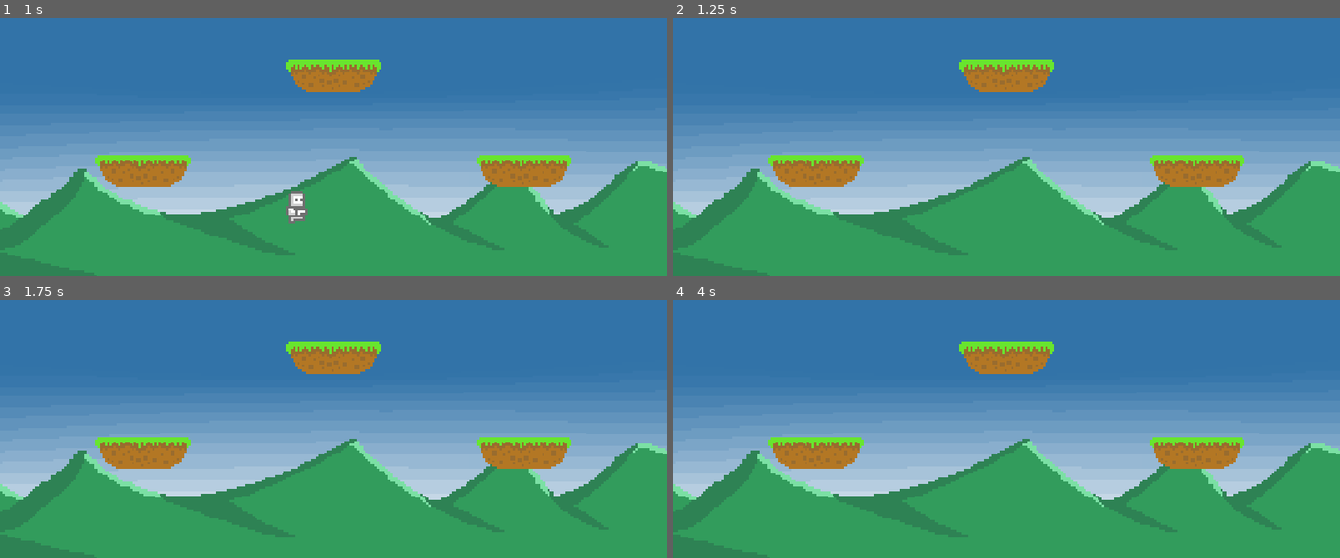
Above: before the commit, frames 1-4 (two rows, left to right).
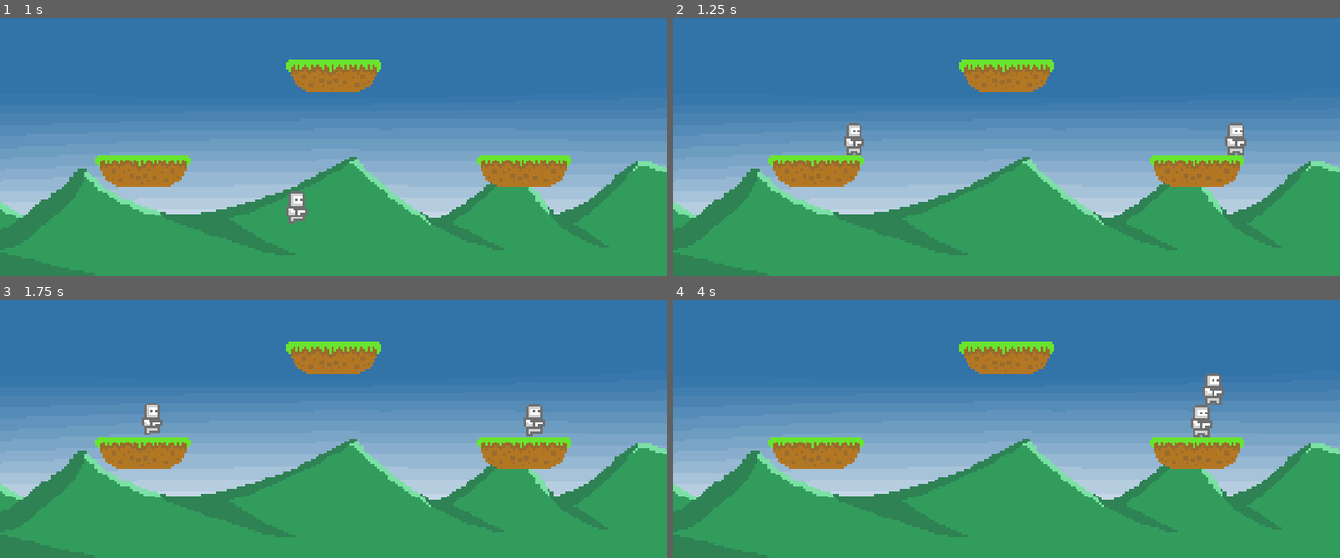
Above: after the commit, the same moments.

Repository: beltranbot/godot-multiplayer-game
Game: Godot game, scene res://Scenes/main.tscn
The game is run twice, just before and just after one commit, with the same random seed, the same clock (stepped at 60 frames per second) and the same inputs. The project has no main scene, so this scene is started directly.
Inputs:
- Up to frame 1 (1 s): tap Enter at 0.5 s; hold D (move_right) from 0.53 s (still down); tap Space (jump) at 0.77 s
- Up to frame 2 (1.25 s): keep holding D (move_right)
- Up to frame 3 (1.75 s): keep holding D (move_right); tap Space (jump) at 1.52 s
- Up to frame 4 (4 s): release D (move_right) at 2.03 s; hold A (move_left) 2.03-2.78 s; hold D (move_right) from 2.78 s (still down); tap Space (jump) at 3.02, 3.77 s

Frame 1 is identical in both runs. In frame 2, 0.6% of the frame differs, in the area x 25-86%, y 40-54%; in frame 3, 0.6%; in frame 4, 0.7%, in the area x 77-83%, y 28-54%.

Commit message:
Added game over line

Diff:
--- /dev/null
+++ b/Scenes/game_over_line.tscn
@@ -0,0 +1,15 @@
+[gd_scene load_steps=3 format=3 uid="uid://bdb2vte6qxhai"]
+
+[ext_resource type="Script" uid="uid://bo40ig1n6kin4" path="res://Scripts/game_over_line.gd" id="1_kg2jf"]
+
+[sub_resource type="RectangleShape2D" id="RectangleShape2D_8gbba"]
+size = Vector2(2075, 31.5)
+
+[node name="GameOverLine" type="Area2D"]
+script = ExtResource("1_kg2jf")
+
+[node name="CollisionShape2D" type="CollisionShape2D" parent="."]
+position = Vector2(618.5, 686.25)
+shape = SubResource("RectangleShape2D_8gbba")
+
+[connection signal="body_entered" from="." to="." method="_on_body_entered"]
--- a/Scenes/main.tscn
+++ b/Scenes/main.tscn
@@ -1,8 +1,9 @@
-[gd_scene load_steps=6 format=4 uid="uid://d27aylsohcuxb"]
+[gd_scene load_steps=7 format=4 uid="uid://d27aylsohcuxb"]
 
 [ext_resource type="PackedScene" uid="uid://tmfcc4cfnq2x" path="res://Scenes/background.tscn" id="1_8gbba"]
 [ext_resource type="Texture2D" uid="uid://dq50nfvdvak32" path="res://Assets/Images/Tiles.png" id="1_jjgbg"]
 [ext_resource type="PackedScene" uid="uid://b1vcpxjiep28c" path="res://Scenes/player.tscn" id="3_8gbba"]
+[ext_resource type="PackedScene" uid="uid://bdb2vte6qxhai" path="res://Scenes/game_over_line.tscn" id="4_jjvhh"]
 
 [sub_resource type="TileSetAtlasSource" id="TileSetAtlasSource_bo1nx"]
 texture = ExtResource("1_jjgbg")
@@ -50,3 +51,5 @@
 
 [node name="Right" type="Marker2D" parent="SpawnPoints"]
 position = Vector2(904, 367)
+
+[node name="GameOverLine" parent="." instance=ExtResource("4_jjvhh")]
--- a/Scenes/player.tscn
+++ b/Scenes/player.tscn
@@ -59,7 +59,7 @@
 "speed": 5.0
 }]
 
-[node name="Player" type="CharacterBody2D"]
+[node name="Player" type="CharacterBody2D" groups=["Player"]]
 scale = Vector2(4, 4)
 script = ExtResource("1_cvnsp")
 
--- /dev/null
+++ b/Scripts/game_over_line.gd
@@ -0,0 +1,6 @@
+extends Area2D
+
+
+func _on_body_entered(body: Node2D) -> void:
+	if body.is_in_group("Player"):
+		body.reset_players()
Not shown, added: Scripts/game_over_line.gd.uid
